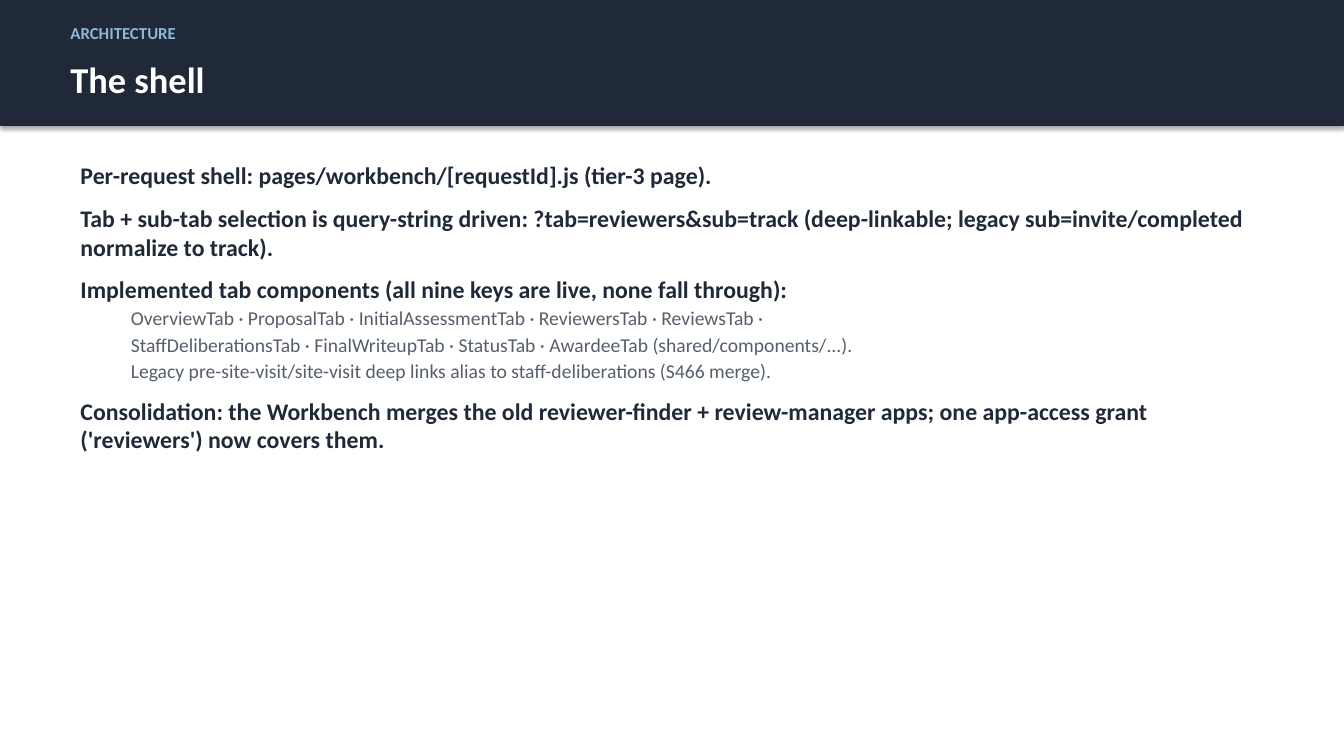
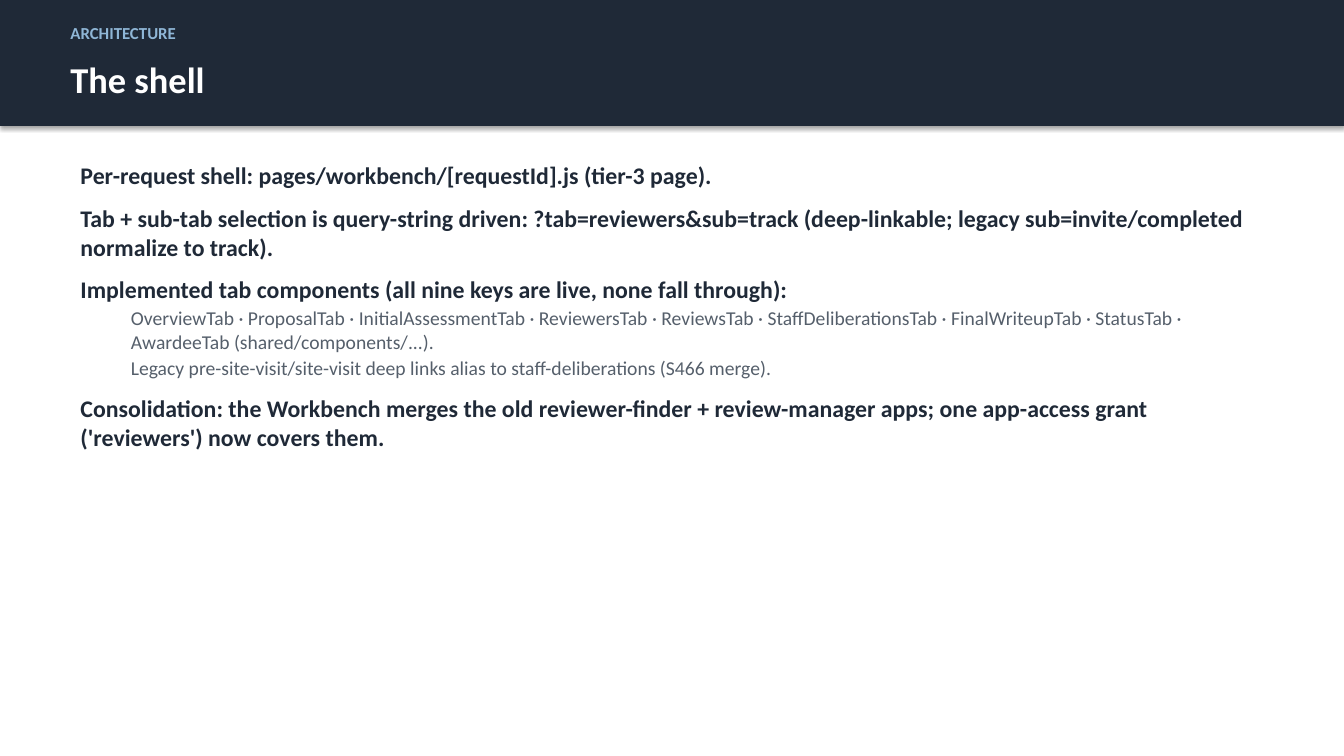
Before and after one commit to justingallivan/wmkf-research-apps, a slide deck: slide 3 of docs/onboarding/Workbench_Onboarding_Technical.pptx. Drawn at 1344x756 pixels with LibreOffice and Linux fonts; fonts in the diff are those of the drawing. Boxes give left, top, right and bottom in pixels: in the first picture for what was removed or moved away, otherwise in the second. Text is boxed around its words. In the diff, an @@ line names an element or a change of style, - is before the commit and + after.

```diff
--- a/docs/onboarding/Workbench_Onboarding_Technical.pptx
+++ b/docs/onboarding/Workbench_Onboarding_Technical.pptx
@@ text at box(131, 311, 1172, 352): text changed @@
-  OverviewTab · ProposalTab · InitialAssessmentTab · ReviewersTab · ReviewsTab ·
-  StaffDeliberationsTab · FinalWriteupTab · StatusTab · AwardeeTab (shared/components/...).
+  OverviewTab · ProposalTab · InitialAssessmentTab · ReviewersTab · ReviewsTab · StaffDeliberationsTab · FinalWriteupTab · StatusTab · AwardeeTab (shared/components/...).
```
Also in this commit, not shown: 3 other files.
